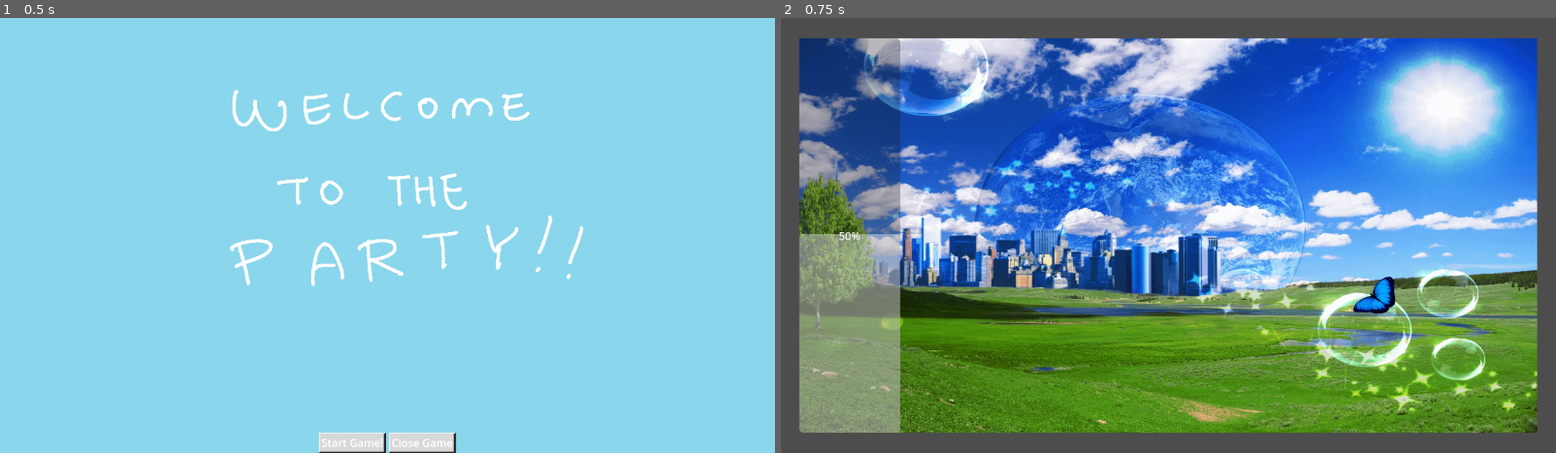
Above: before the commit, frames 1-2 (left to right).
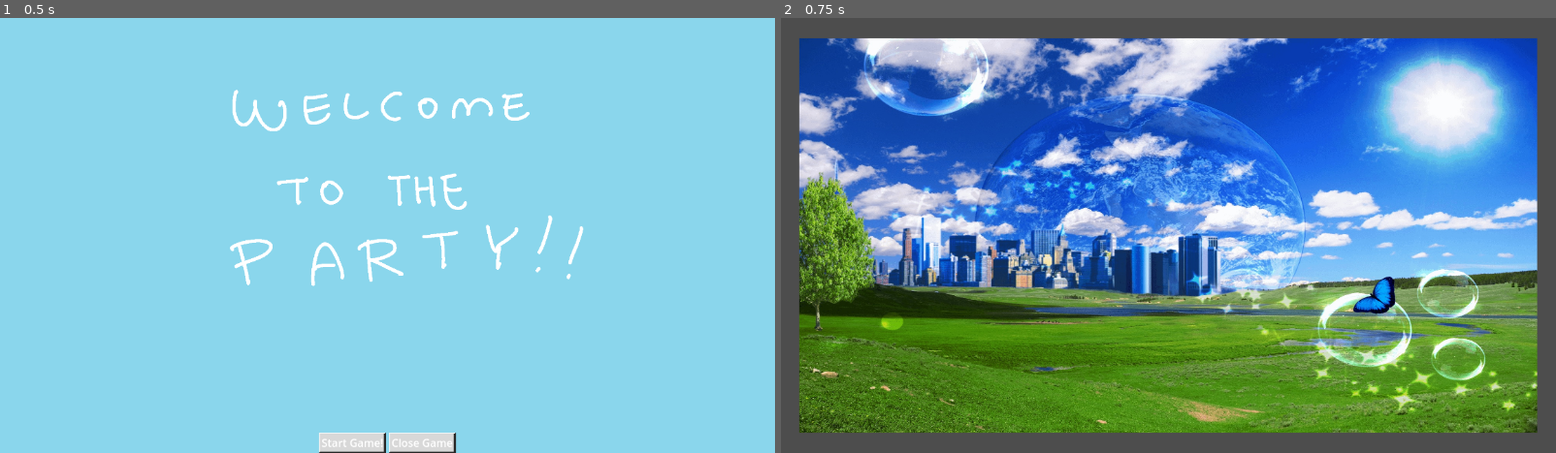
Above: after the commit, the same moments.

Repository: MayerDaniel/ggj2025_bubble_soiree
Game: Godot game, scene res://Scenes/StartMenu/StartMenu.tscn
Same seed, same stepped clock (60 frames per second), same inputs: the game is played once before the commit and once after it.
Inputs:
- Up to frame 1 (0.5 s): no input
- Up to frame 2 (0.75 s): click "Start Game!" at 0.5 s

Frame 1 is identical in both runs. In frame 2, 12% of the frame differs, in the area x 2-16%, y 4-96%.

Commit message:
removed vestigial progressbar, TODO: create poll card

Diff:
--- a/bubbly!/Scenes/PartyScreen/PartyScreen.tscn
+++ b/bubbly!/Scenes/PartyScreen/PartyScreen.tscn
@@ -55,13 +55,6 @@
 [node name="HBoxContainer" type="HBoxContainer" parent="PanelContainer/MarginContainer/MarginContainer"]
 layout_mode = 2
 
-[node name="ProgressBar" type="ProgressBar" parent="PanelContainer/MarginContainer/MarginContainer/HBoxContainer"]
-custom_minimum_size = Vector2(150, 0)
-layout_mode = 2
-size_flags_vertical = 1
-value = 50.0
-fill_mode = 3
-
 [node name="BigBoard" type="VBoxContainer" parent="PanelContainer/MarginContainer/MarginContainer/HBoxContainer"]
 unique_name_in_owner = true
 layout_mode = 2
